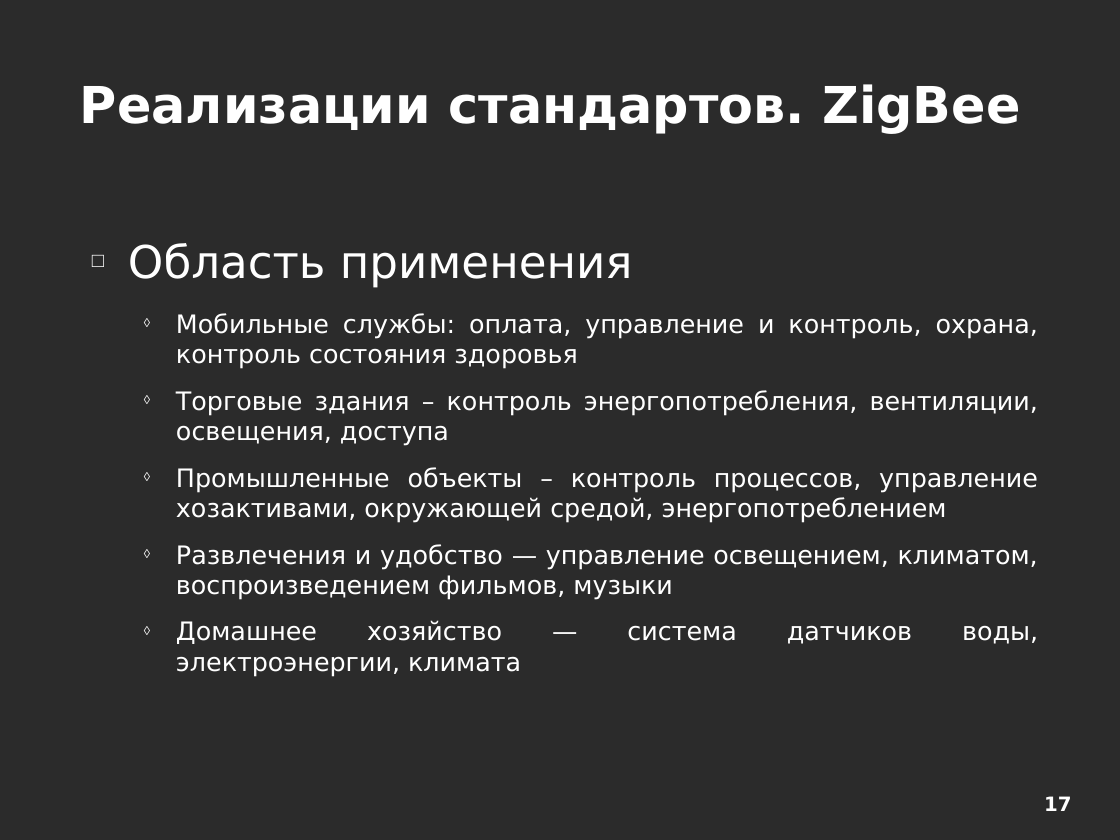
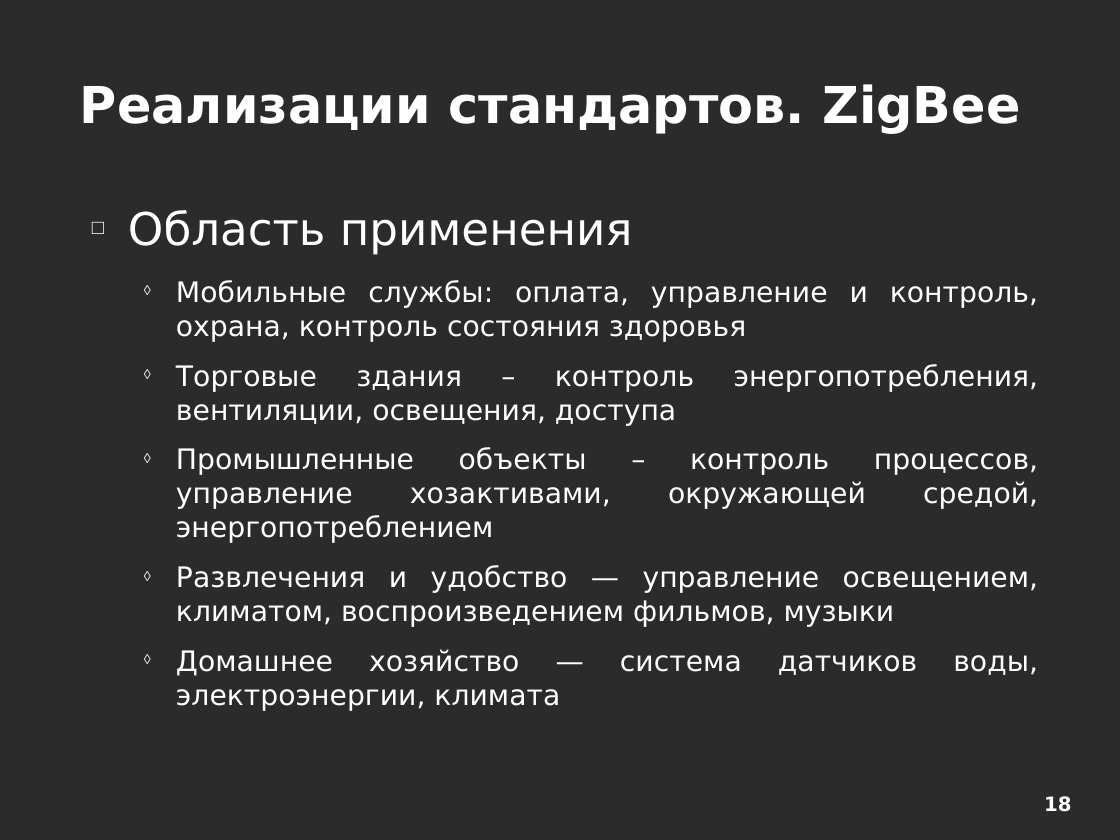
Before and after one commit to aeremenok/a-team-777, a slide deck: slide 18 of 10/smm/doc/eav_wireless.odp (slide 17 before the commit). Drawn at 1120x840 pixels with LibreOffice and Linux fonts; fonts in the diff are those of the drawing; background and template pictures are left out; a plain dark background stands for a picture behind light text. Boxes give left, top, right and bottom in pixels: in the first picture for what was removed or moved away, otherwise in the second. Text is boxed around its words. In the diff, an @@ line names an element or a change of style, - is before the commit and + after.

```diff
--- a/10/smm/doc/eav_wireless.odp
+++ b/10/smm/doc/eav_wireless.odp
@@ text "Область применения": place and size @@
-text "Область применения" at [128,243,1038,644]
+text "Область применения" at [128,210,1038,676]
@@ text at [176,280,1038,676]: size 18 to 20 pt @@
@@ page number at [1044,796,1071,812]: text changed @@
-17
+18
```
Also in this commit, not shown: 20 other slides changed, 3 slides added, 1 slide removed.
